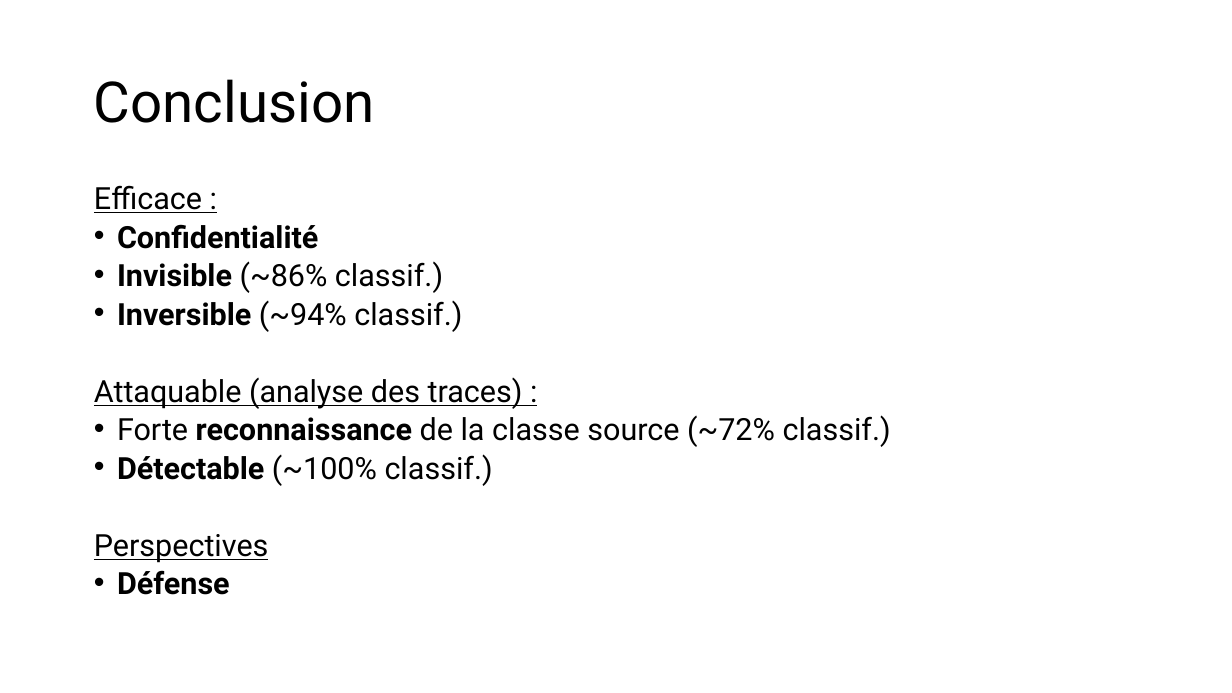
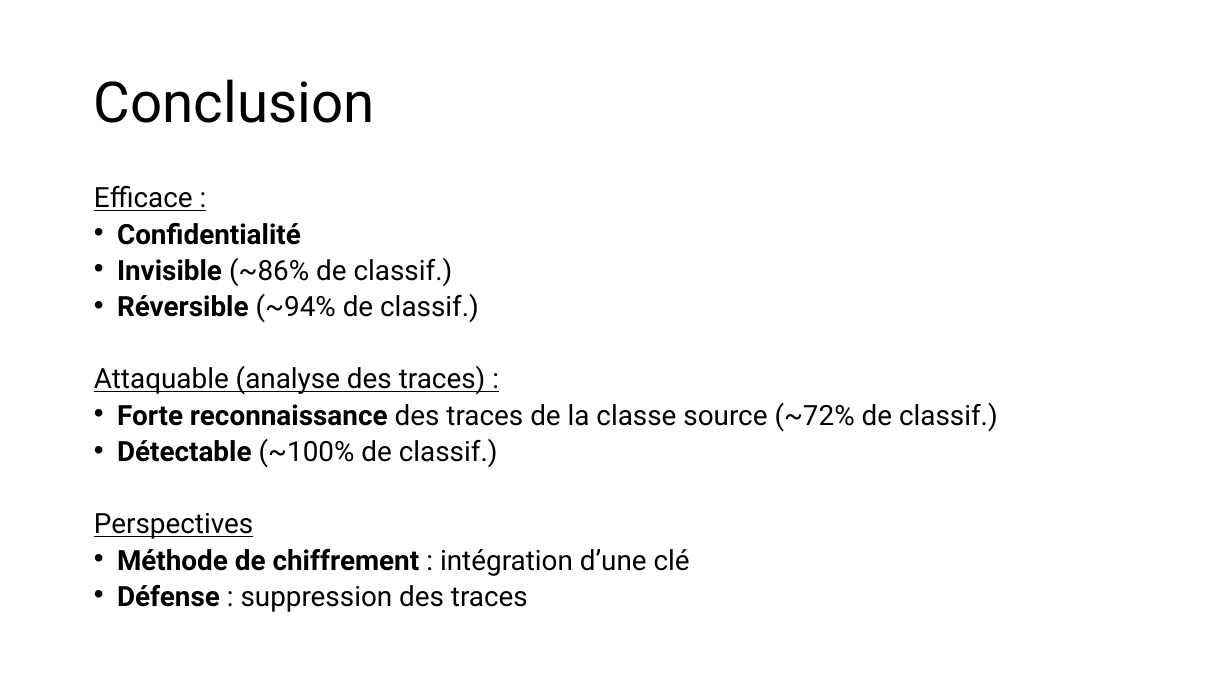
Before and after one commit to owilo/Stage, a slide deck: slide 29 of Documents/Slides/Obscuration de contenu numérique dans une image.pptx (slide 28 before the commit). Drawn at 1232x693 pixels with LibreOffice and Linux fonts; fonts in the diff are those of the drawing. Boxes give left, top, right and bottom in pixels: in the first picture for what was removed or moved away, otherwise in the second. Text is boxed around its words. In the diff, an @@ line names an element or a change of style, - is before the commit and + after.

```diff
--- a/Documents/Slides/Obscuration de contenu numérique dans une image.pptx
+++ b/Documents/Slides/Obscuration de contenu numérique dans une image.pptx
@@ text at (x1=94, y1=186, x2=486, y2=539): size 23.8 to 21.7 pt in "Efficace :", "Confidentialité", "Attaquable (analyse des traces) :", "Perspectives" @@
@@ text at (x1=117, y1=258, x2=479, y2=322): text changed; size 23.8 to 21.7 pt @@
-• Invisible (~86% classif.)
-• Inversible (~94% classif.)
+• Invisible (~86% de classif.)
+• Réversible (~94% de classif.)
@@ text at (x1=117, y1=403, x2=998, y2=467): text changed; size 23.8 to 21.7 pt @@
-• Forte reconnaissance de la classe source (~72% classif.)
-• Détectable (~100% classif.)
+• Forte reconnaissance des traces de la classe source (~72% de classif.)
+• Détectable (~100% de classif.)
@@ text at (x1=117, y1=549, x2=690, y2=612): text changed; size 23.8 to 21.7 pt; bold off @@
-• Défense
+• Méthode de chiffrement : intégration d’une clé
+• Défense : suppression des traces
```
Also in this commit, not shown: 19 other slides changed, 3 slides added, 1 slide removed.
